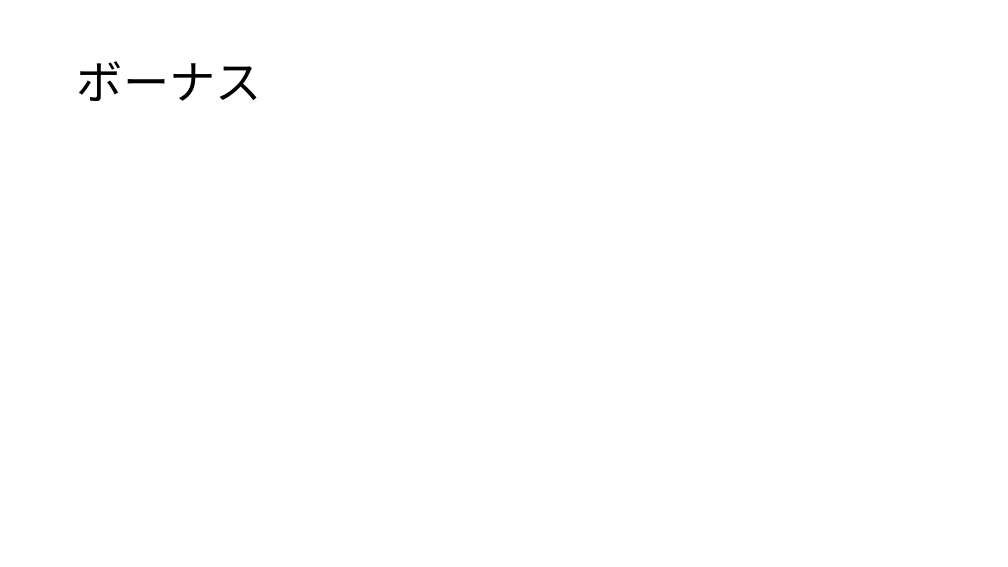
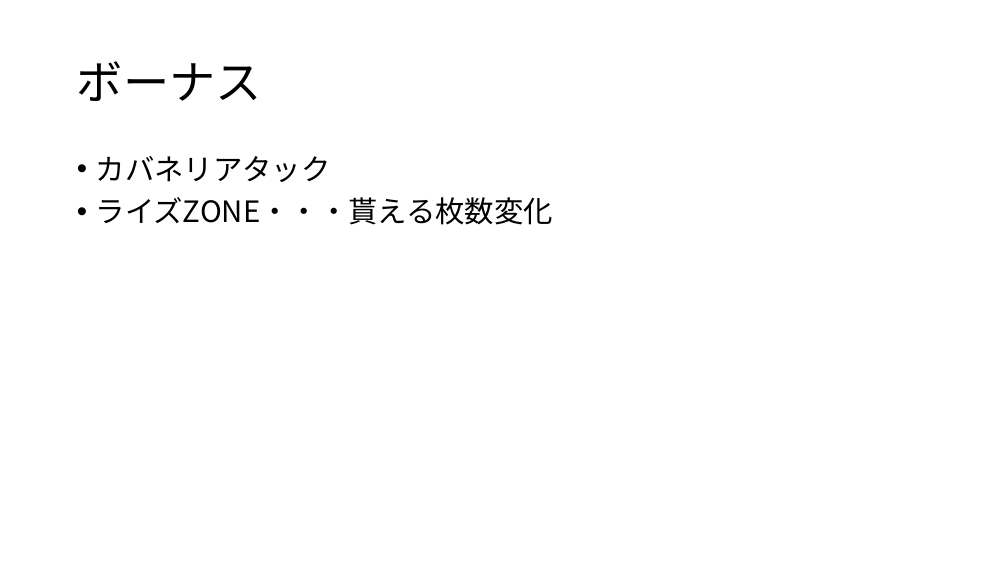
Before and after one commit to k245014-bot/l-, a slide deck: slide 11 of Docments/tex/映像・演出関連企画書.pptx (slide 8 before the commit). Drawn at 1008x567 pixels with LibreOffice and Linux fonts; fonts in the diff are those of the drawing. Boxes give left, top, right and bottom in pixels: in the first picture for what was removed or moved away, otherwise in the second. Text is boxed around its words. In the diff, an @@ line names an element or a change of style, - is before the commit and + after.

```diff
--- a/Docments/tex/映像・演出関連企画書.pptx
+++ b/Docments/tex/映像・演出関連企画書.pptx
@@ text added at [96, 156, 553, 225], 28 pt, text #000000 @@
+• カバネリアタック
+• ライズZONE・・・貰える枚数変化
```
Also in this commit, not shown: 1 other slide changed, 3 slides added.
